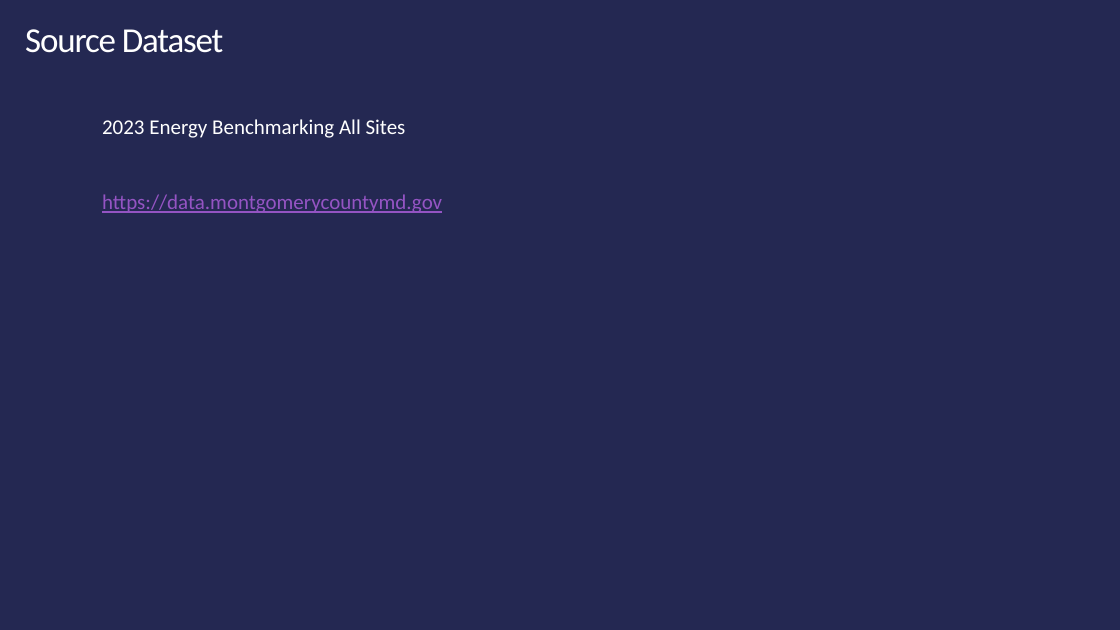
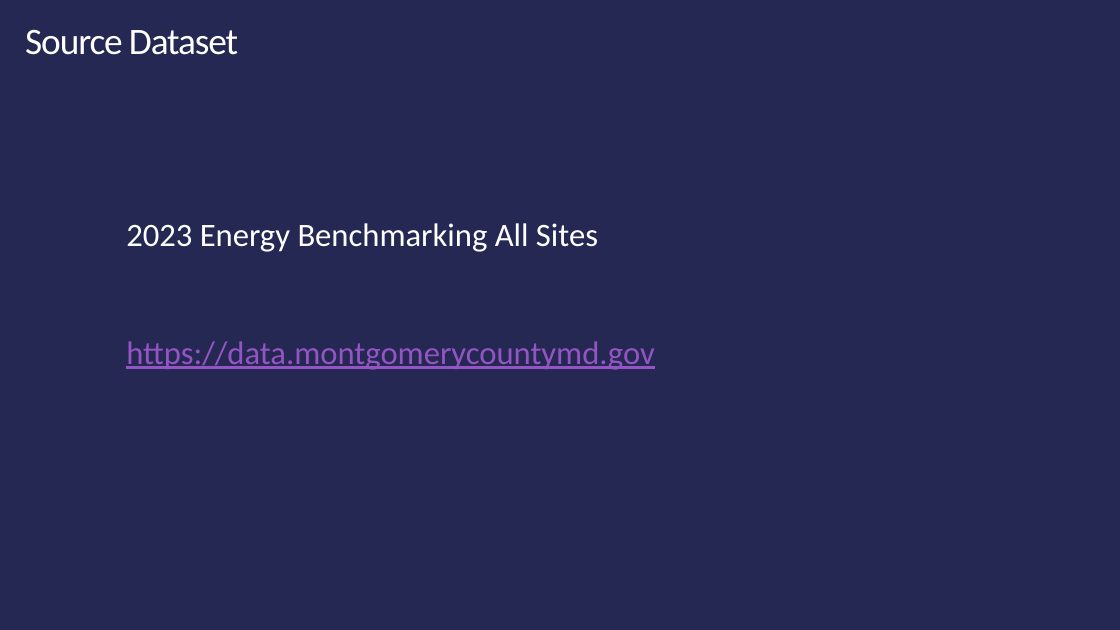
Before and after one commit to Alissa-Ouspen/data110_alissa, a slide deck: slide 2 of project1/Proj1_Present_Energy_Ouspenskaia.pptx. Drawn at 1120x630 pixels with LibreOffice and Linux fonts; fonts in the diff are those of the drawing. Boxes give left, top, right and bottom in pixels: in the first picture for what was removed or moved away, otherwise in the second. Text is boxed around its words. In the diff, an @@ line names an element or a change of style, - is before the commit and + after.

```diff
--- a/project1/Proj1_Present_Energy_Ouspenskaia.pptx
+++ b/project1/Proj1_Present_Energy_Ouspenskaia.pptx
@@ title "Source Dataset" at box(25, 29, 238, 55): size 30 to 32 pt @@
@@ text "2023 Energy Benchmarking All Sites": place and size @@
-text "2023 Energy Benchmarking All Sites" at box(102, 119, 442, 213)
+text "2023 Energy Benchmarking All Sites" at box(126, 223, 655, 370)
@@ text "2023 Energy Benchmarking All Sites" at box(126, 223, 655, 370): size 18 to 28 pt @@
```
Also in this commit, not shown: 1 other slide changed, 9 slides added, 10 other files.
